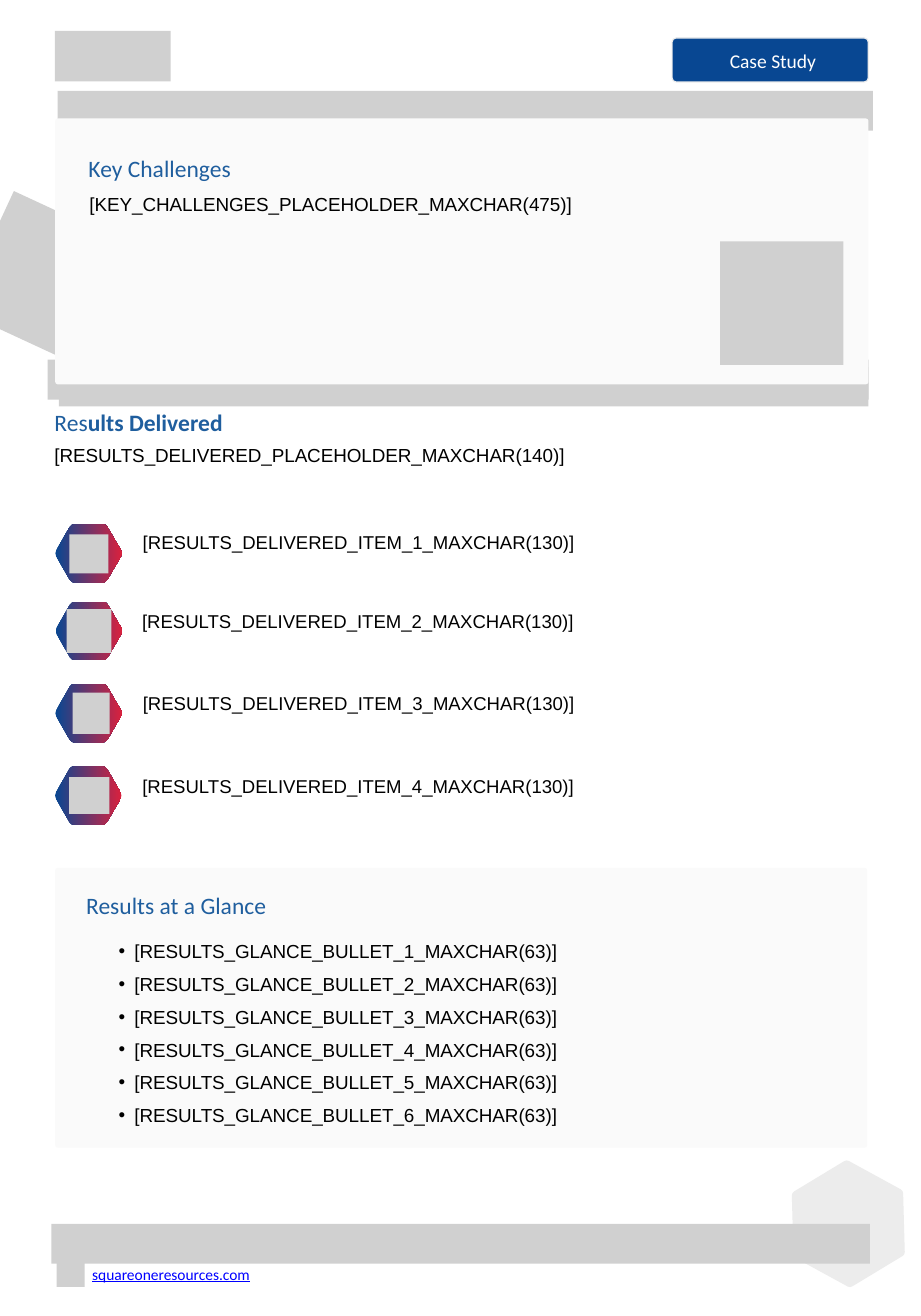
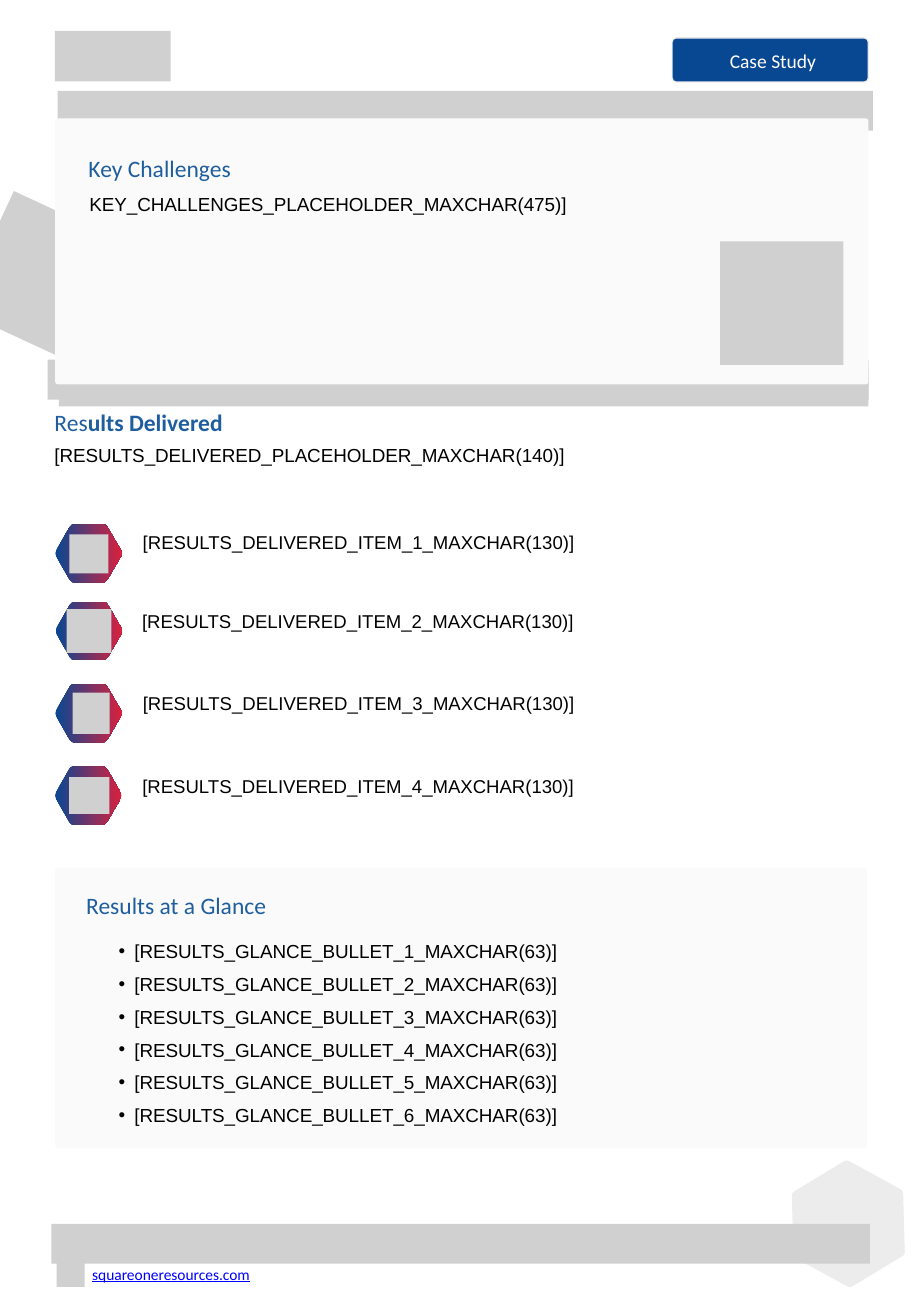
Before and after one commit to seriqs/templates, a slide deck: slide 2 of Case_Study_Template_Standard.pptx. Drawn at 921x1316 pixels with LibreOffice and Linux fonts; fonts in the diff are those of the drawing; grey boxes stand for pictures; background and template pictures are left out. Boxes give left, top, right and bottom in pixels: in the first picture for what was removed or moved away, otherwise in the second. Text is boxed around its words. In the diff, an @@ line names an element or a change of style, - is before the commit and + after.

```diff
--- a/Case_Study_Template_Standard.pptx
+++ b/Case_Study_Template_Standard.pptx
@@ text at (89,197,566,215): text changed @@
-[KEY_CHALLENGES_PLACEHOLDER_MAXCHAR(475)]
+KEY_CHALLENGES_PLACEHOLDER_MAXCHAR(475)]
```
Also in this commit, not shown: 1 other slide changed, 1 other file.
